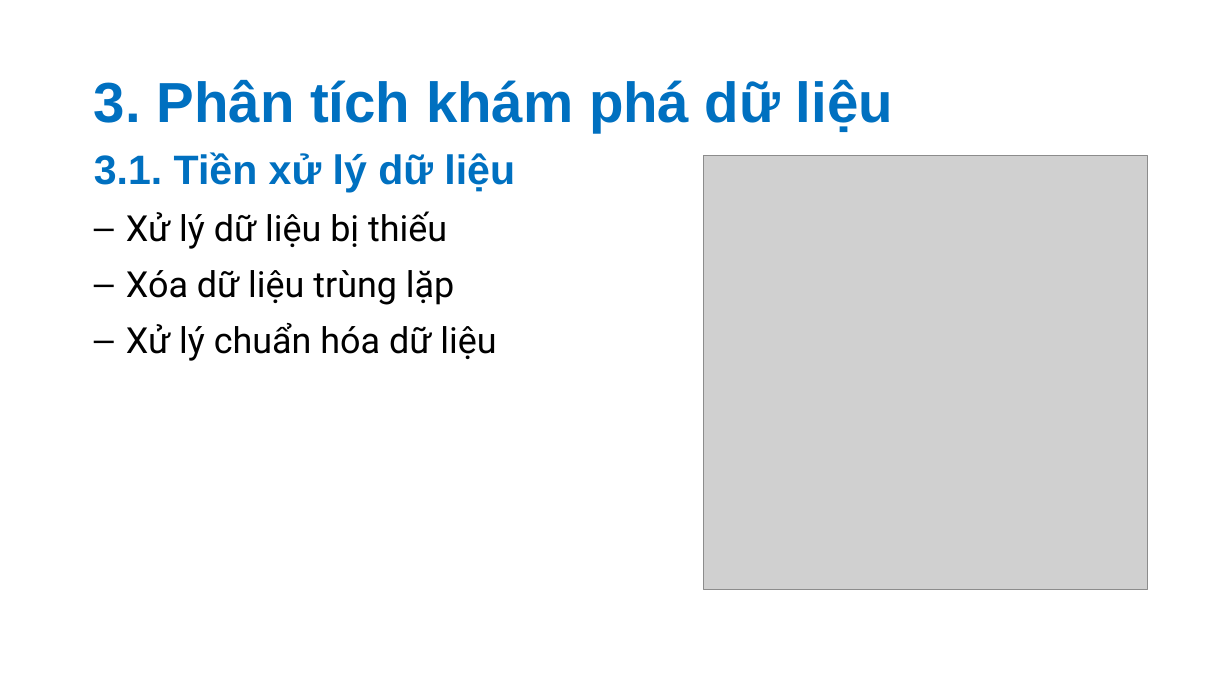
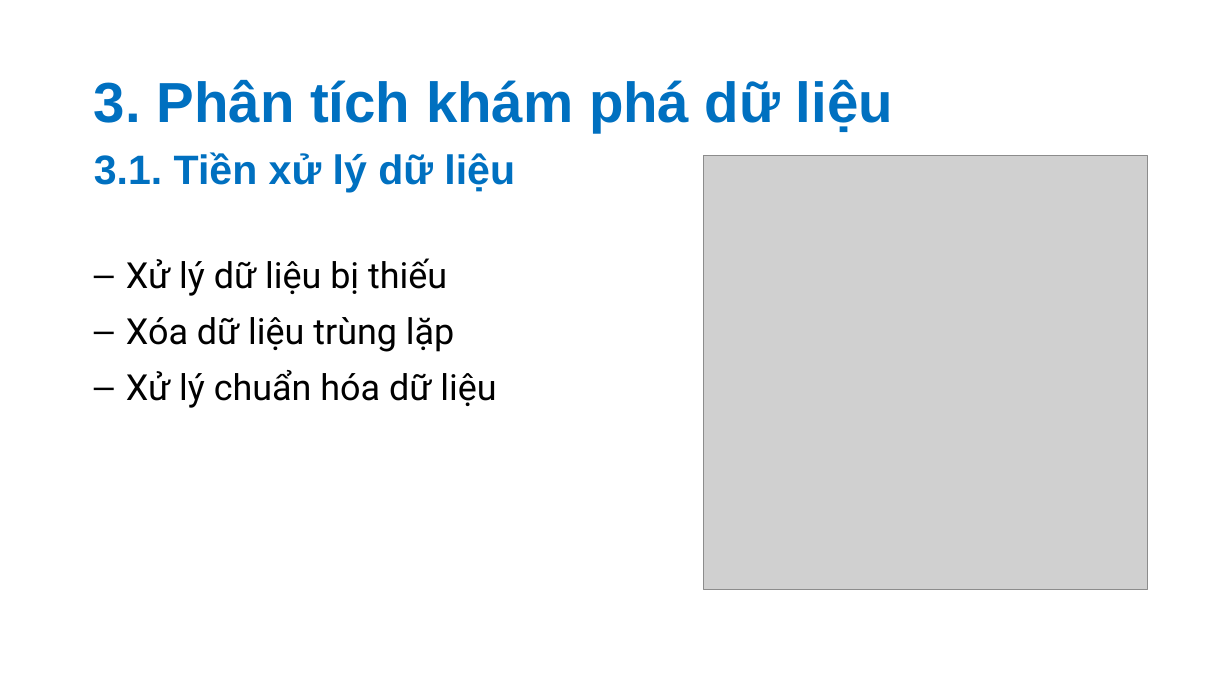
Before and after one commit to nvhao100604/PTDL_2025, a slide deck: slide 6 of BT3/slide/Phân tích khám phá về bệnh đái tháo đường.pptx. Drawn at 1232x693 pixels with LibreOffice and Linux fonts; fonts in the diff are those of the drawing; grey boxes stand for pictures. Boxes give left, top, right and bottom in pixels: in the first picture for what was removed or moved away, otherwise in the second. Text is boxed around its words. In the diff, an @@ line names an element or a change of style, - is before the commit and + after.

```diff
--- a/BT3/slide/Phân tích khám phá về bệnh đái tháo đường.pptx
+++ b/BT3/slide/Phân tích khám phá về bệnh đái tháo đường.pptx
@@ text "Xử lý dữ liệu bị ..." moved from (x1=126, y1=211, x2=496, y2=361) to (x1=126, y1=258, x2=496, y2=408) @@
```
Also in this commit, not shown: 3 other slides changed, 13 slides added, 1 slide removed.
